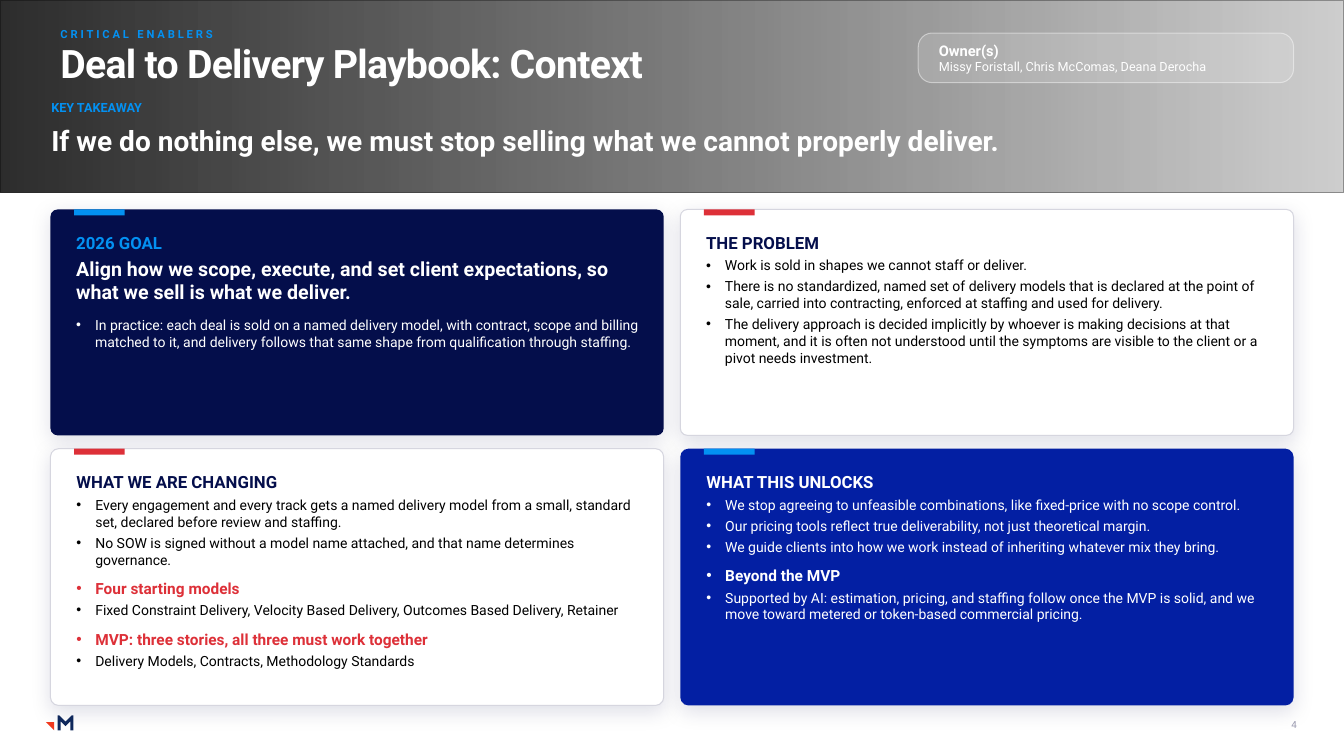
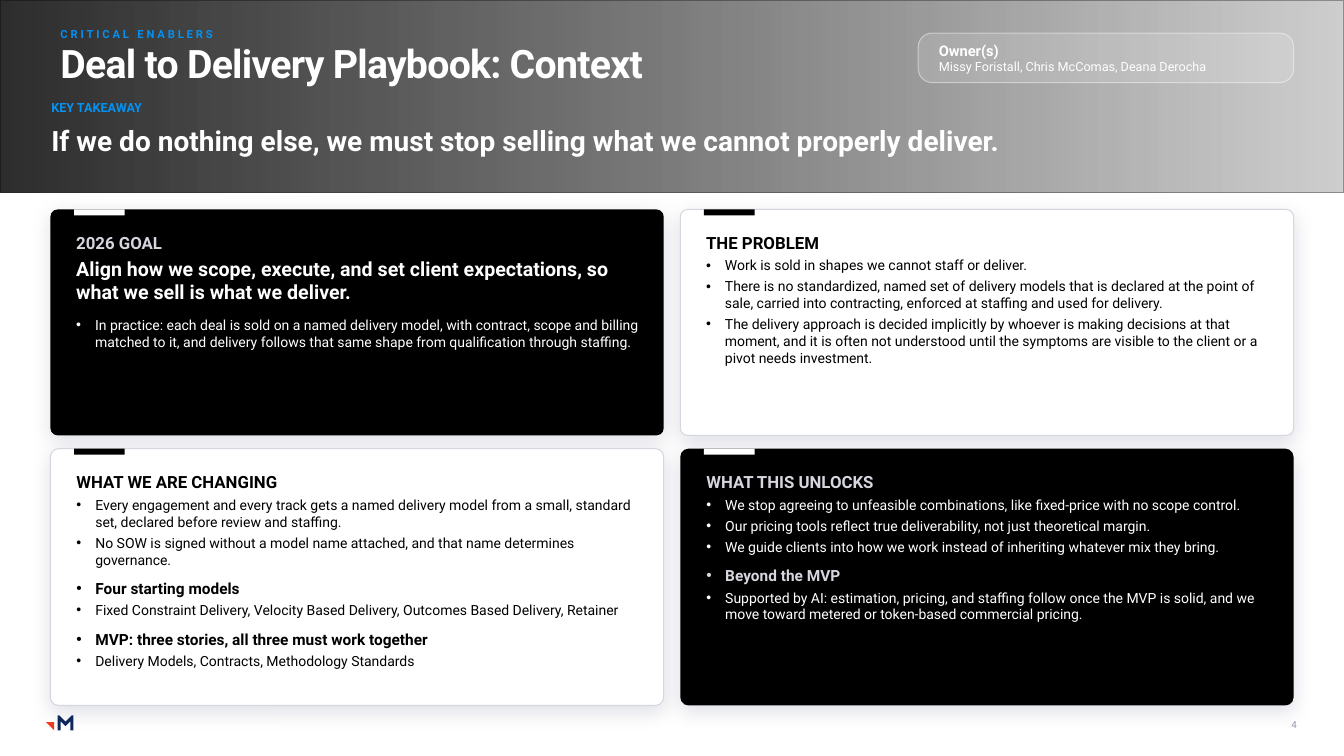
Before and after one commit to RachelHarrisMerkle/BasicMerkle, a slide deck: slide 4 of Play-to-Win_Recap_Ops_REDESIGNED.pptx. Drawn at 1344x756 pixels with LibreOffice and Linux fonts; fonts in the diff are those of the drawing; grey boxes stand for pictures. Boxes give left, top, right and bottom in pixels: in the first picture for what was removed or moved away, otherwise in the second. Text is boxed around its words. In the diff, an @@ line names an element or a change of style, - is before the commit and + after.

```diff
--- a/Play-to-Win_Recap_Ops_REDESIGNED.pptx
+++ b/Play-to-Win_Recap_Ops_REDESIGNED.pptx
@@ rounded rectangle "2026 GOAL" at (50,210,663,436): fill #040E4B to #000000 @@
@@ rectangle at (75,210,125,216): fill #0391F2 to #FFFFFF @@
@@ text in rounded rectangle at (76,237,162,249): text colour #0391F2 to #D6D6DF in "2026 GOAL" @@
@@ rectangle at (704,210,754,216): fill #DD3038 to #000000 @@
@@ text in rounded rectangle at (706,237,819,249): text colour #040E4B to #000000 in "THE PROBLEM" @@
@@ rectangle at (75,449,125,455): fill #DD3038 to #000000 @@
@@ rounded rectangle "WHAT THIS UNLOCKS" at (681,449,1294,706): fill #031FA3 to #000000 @@
@@ rectangle at (704,449,754,455): fill #0391F2 to #FFFFFF @@
@@ text in rounded rectangle at (76,476,428,649): text colour #040E4B to #000000 in "WHAT WE ARE CHANGING"; text colour #DD3038 to #000000 in "Four starting models", "MVP: three stories, all three must work ..." @@
@@ text in rounded rectangle at (706,476,874,585): text colour #FFFFFF to #D6D6DF in "WHAT THIS UNLOCKS", "Beyond the MVP" @@
```
Also in this commit, not shown: 5 other slides changed.
